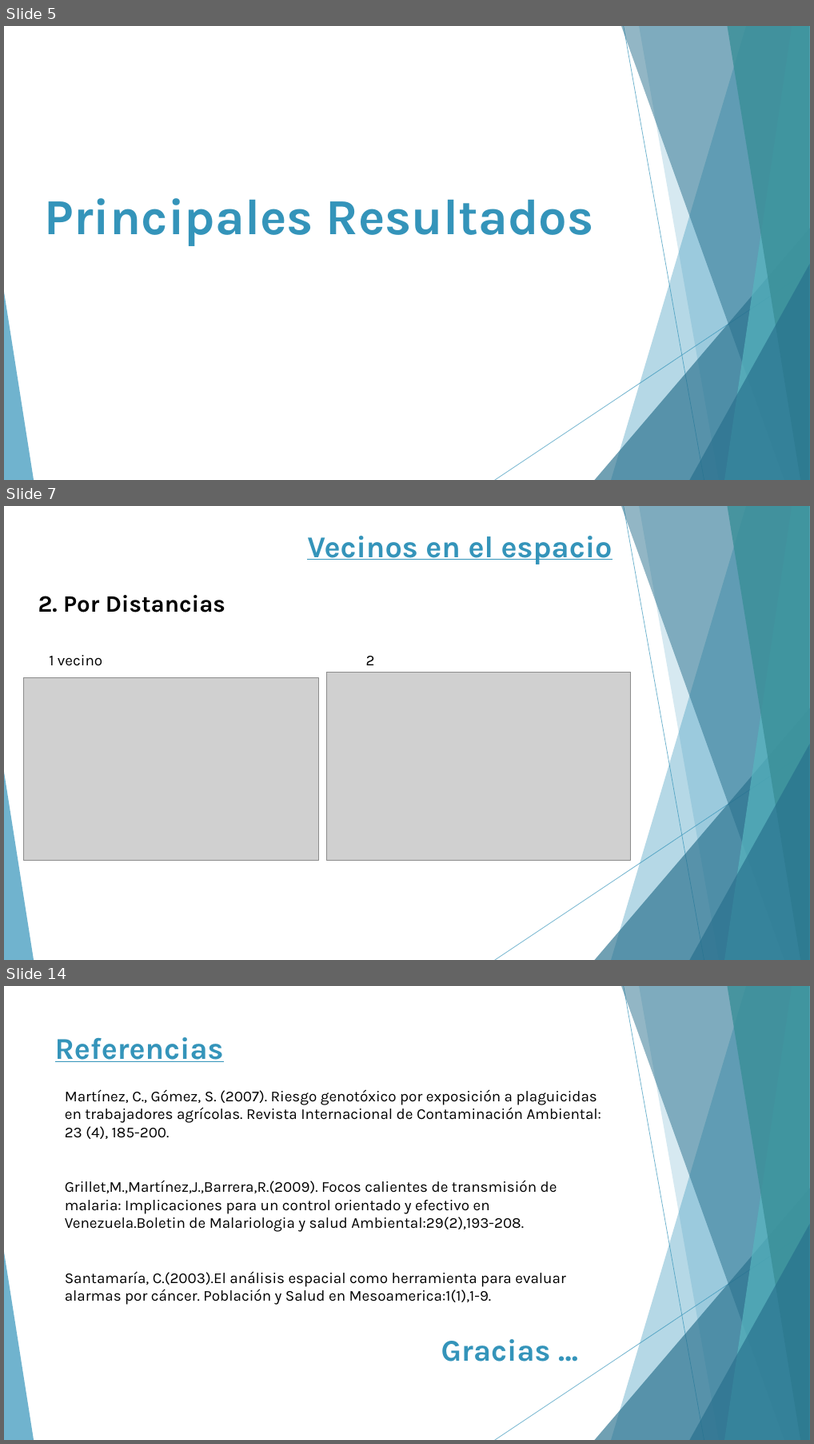
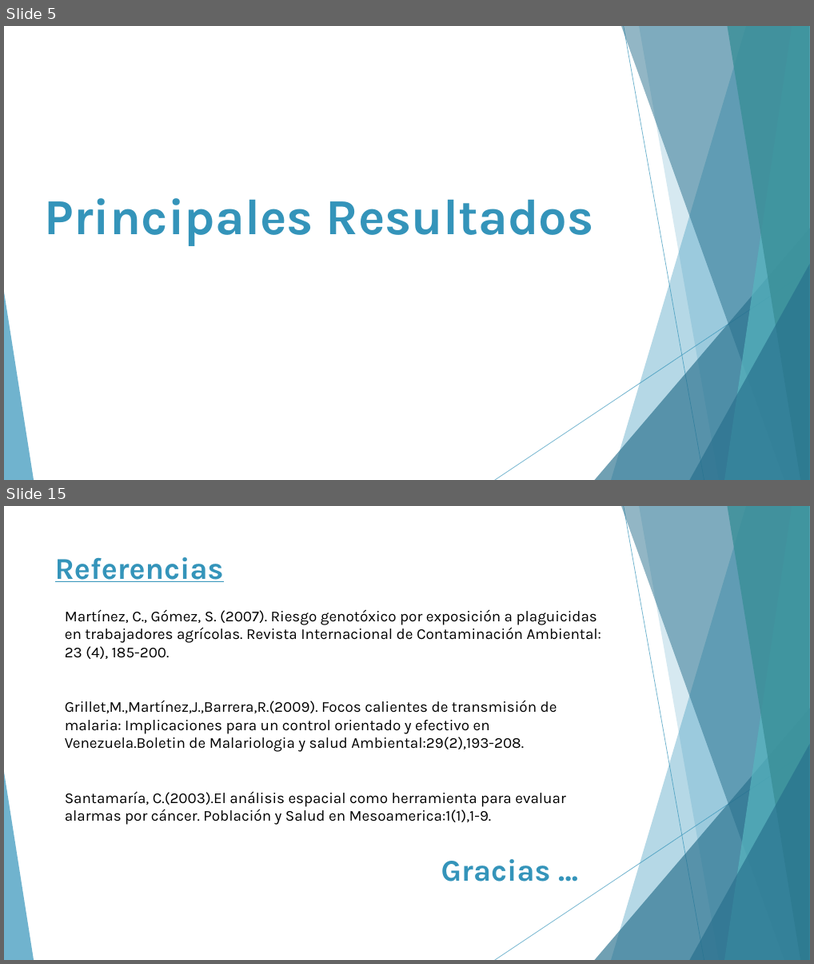
Before and after one commit to andresarguedas/Intoxicaciones-CR-2007-2014, a slide deck: Presentación - Intoxicaciones.pptx. Shown one above the other, each under a label of ours: slides 5, 7 and 14 before the commit, slides 5 and 15 after it; the slides between them are not shown. The pictures are 814x1444 and 814x964 pixels, drawn with LibreOffice and Linux fonts; fonts in the diff are those of the drawing; grey boxes stand for pictures. Boxes give left, top, right and bottom in pixels: in the first picture for what was removed or moved away, otherwise in the second. Text is boxed around its words. In the diff, an @@ line names an element or a change of style, - is before the commit and + after.

```diff
--- a/Presentación - Intoxicaciones.pptx
+++ b/Presentación - Intoxicaciones.pptx
@@ slide 7 removed at [4,506,810,960], background #FFFFFF; not listed: 10 template elements that a slide beside it also shows @@
@@ title removed at [307,536,613,564] @@
-Vecinos en el espacio
@@ text removed at [38,595,226,612] @@
-2. Por Distancias
@@ text removed at [49,655,102,666] @@
-1 vecino
@@ picture removed at [327,672,631,860] @@
@@ text removed at [366,656,419,672] @@
-2 vecinos
@@ picture removed at [24,678,319,860] @@
@@ what was slide 14 is now slide 15 @@
```
Also in this commit, not shown: 1 slide changed, 9 slides added, 7 other slides removed, 4 other files.
